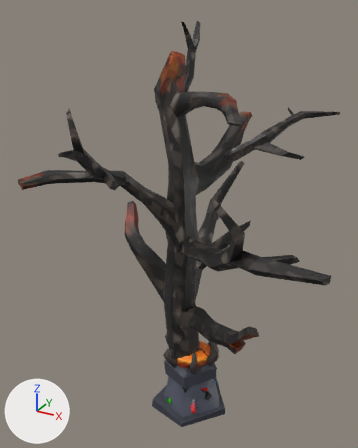
Two versions of the FBX model Assets/Assets/Meshes/FireLandsMeshes/FireLandAssetsVII.fbx, one commit apart.
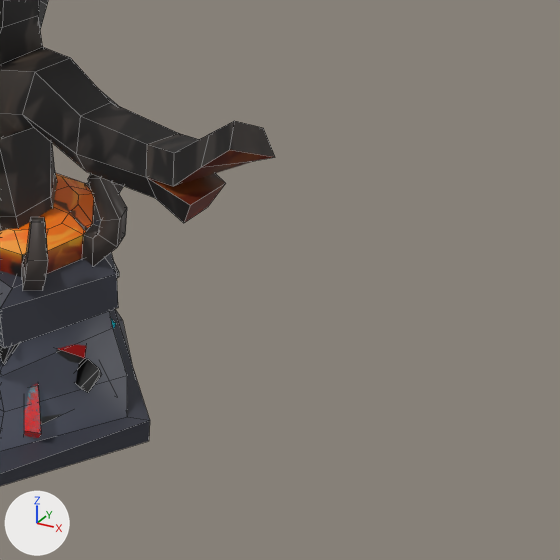
There are two pictures of each version: one whole from a camera (50 mm lens) standing at (0.0799, -0.157, 0.1644) and looking at (-0.0063, -0.0003, 0.086), one close up on the part from 51% to 94% of the width and 65% to 100% of the height. Every picture has the same lights, and +X, +Y and +Z are marked at lower left. The close-ups show mesh edges as thin lines. Where no turn or scale is listed for an object, it has been applied to the vertices.

In view in the first close-up: 'Burned_TreeMesh', 'Matched_Ring', 'MisMatched_Cube', 'Pillar', 'Wood_Brazier'.
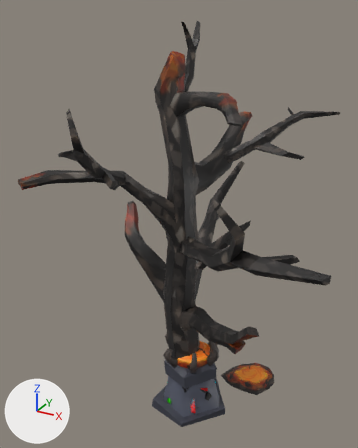
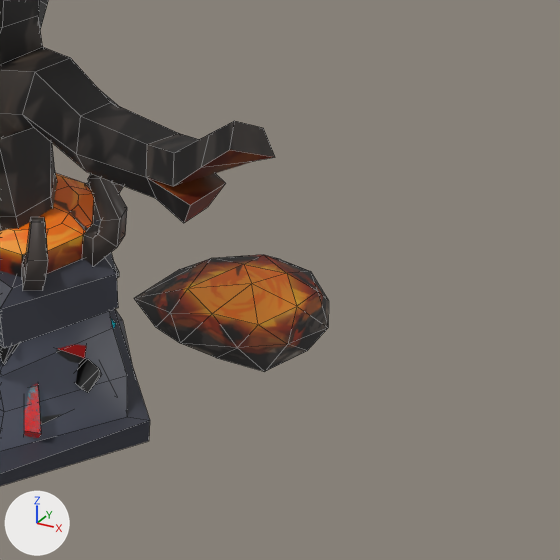
The change, as JSON lines over the scene's bpy script:
```json
{"op": "add", "block": "me_mesh_010", "code": ["me_mesh_010 = bpy.data.meshes.new('Mesh.010')", "me_mesh_010.from_pydata(...)  # 25 vertices, 36 faces; spans x -0.0141..0.0104, y -0.0112..0.0109, z 0.0..0.0037", "me_mesh_010.materials.append(mat_atlas)  # picture img_lava_atlas_png"]}
{"op": "add", "block": "ob_burningrubblemesh", "code": ["ob_burningrubblemesh = bpy.data.objects.new('BurningRubbleMesh', me_mesh_010)", "ob_burningrubblemesh.location = (0.0193, 0.0271, 0.0)"]}
```

Pixel boxes [x1, y1, x2, y2] of what changed, in the close-ups (560 x 560 px):
```json
{"object": "BurningRubbleMesh", "change": "added", "after": [134, 255, 329, 372]}
```
